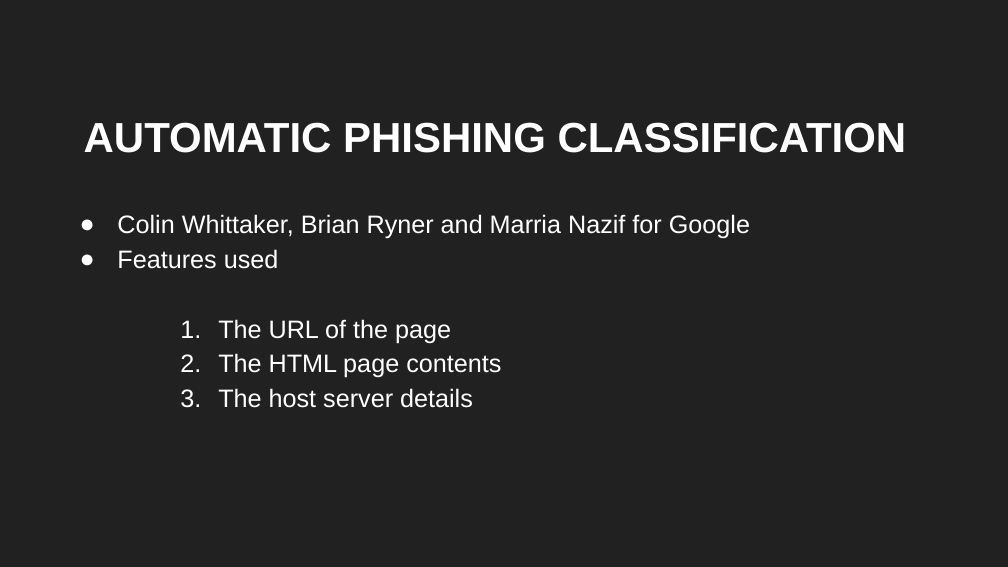
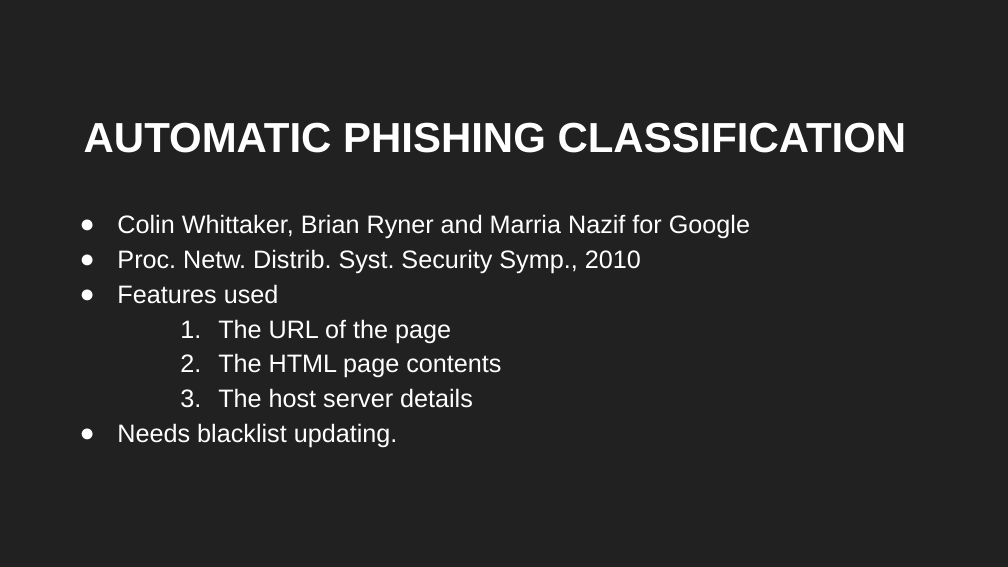
Before and after one commit to sbenstewart/cantina-plus, a slide deck: slide 6 of mail these/first/FYP First.pptx. Drawn at 1008x567 pixels with LibreOffice and Linux fonts; fonts in the diff are those of the drawing. Boxes give left, top, right and bottom in pixels: in the first picture for what was removed or moved away, otherwise in the second. Text is boxed around its words. In the diff, an @@ line names an element or a change of style, - is before the commit and + after.

```diff
--- a/mail these/first/FYP First.pptx
+++ b/mail these/first/FYP First.pptx
@@ subtitle at <box>117,249,641,274</box>: paragraph added @@
+● Proc. Netw. Distrib. Syst. Security Symp., 2010
@@ subtitle at <box>117,423,398,448</box>: paragraph added @@
+● Needs blacklist updating.
```
Also in this commit, not shown: 3 other slides changed, 5 slides added, 3 other files.
